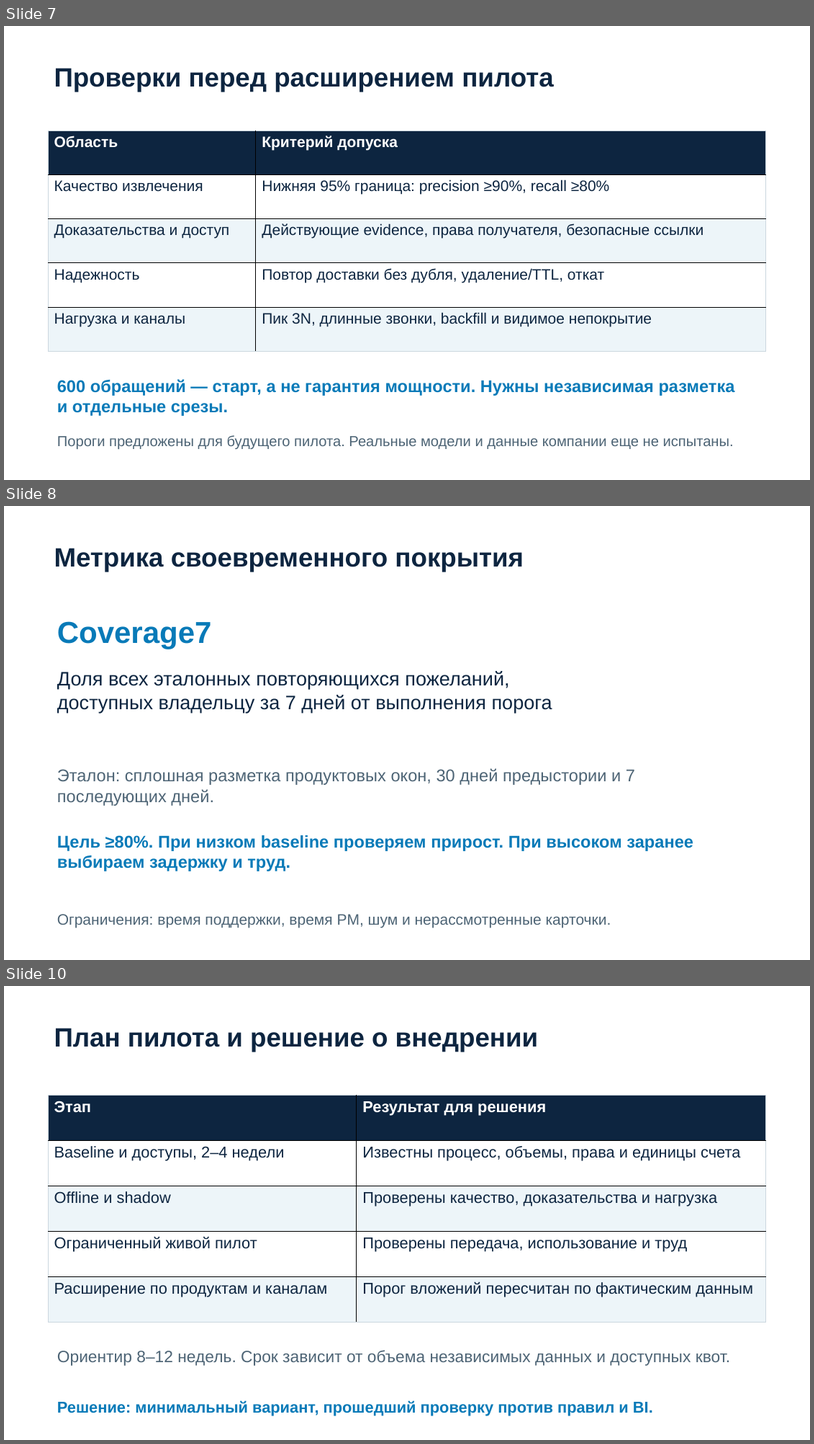
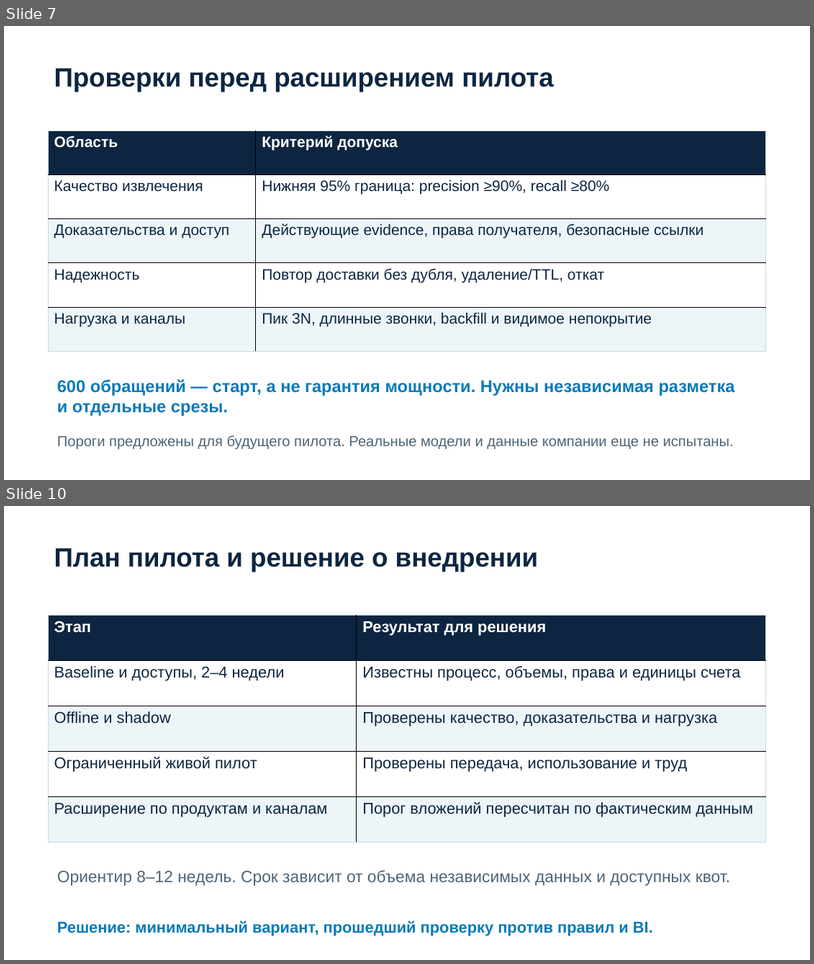
Before and after one commit to egorbaranos-max/intelligence-cup-feedback-agent, a slide deck: submission/presentation.pptx. Shown one above the other, each under a label of ours: slides 7, 8 and 10 before the commit, slides 7 and 10 after it; the slides between them are not shown. The pictures are 814x1444 and 814x964 pixels, drawn with LibreOffice and Linux fonts; fonts in the diff are those of the drawing. Boxes give left, top, right and bottom in pixels: in the first picture for what was removed or moved away, otherwise in the second. Text is boxed around its words. In the diff, an @@ line names an element or a change of style, - is before the commit and + after.

Commit message:
Harden evidence gates and add auditable finance and coverage calculators

```diff
--- a/submission/presentation.pptx
+++ b/submission/presentation.pptx
@@ slide 8 removed at (x1=4, y1=506, x2=810, y2=960), background #FFFFFF @@
@@ text removed at (x1=54, y1=548, x2=524, y2=572) @@
-Метрика своевременного покрытия
@@ text removed at (x1=57, y1=621, x2=212, y2=649) @@
-Coverage7
@@ text removed at (x1=57, y1=671, x2=553, y2=713) @@
-Доля всех эталонных повторяющихся пожеланий,
-доступных владельцу за 7 дней от выполнения порога
@@ text removed at (x1=57, y1=768, x2=635, y2=806) @@
-Эталон: сплошная разметка продуктовых окон, 30 дней предыстории и 7 последующих дней.
@@ text removed at (x1=57, y1=835, x2=694, y2=871) @@
-Цель ≥80%. При низком baseline проверяем прирост. При высоком заранее выбираем задержку и труд.
@@ text removed at (x1=57, y1=914, x2=612, y2=928) @@
-Ограничения: время поддержки, время PM, шум и нерассмотренные карточки.
```
Also in this commit, not shown: 2 slides changed, 3 slides added, 2 other slides removed, 23 other files.
